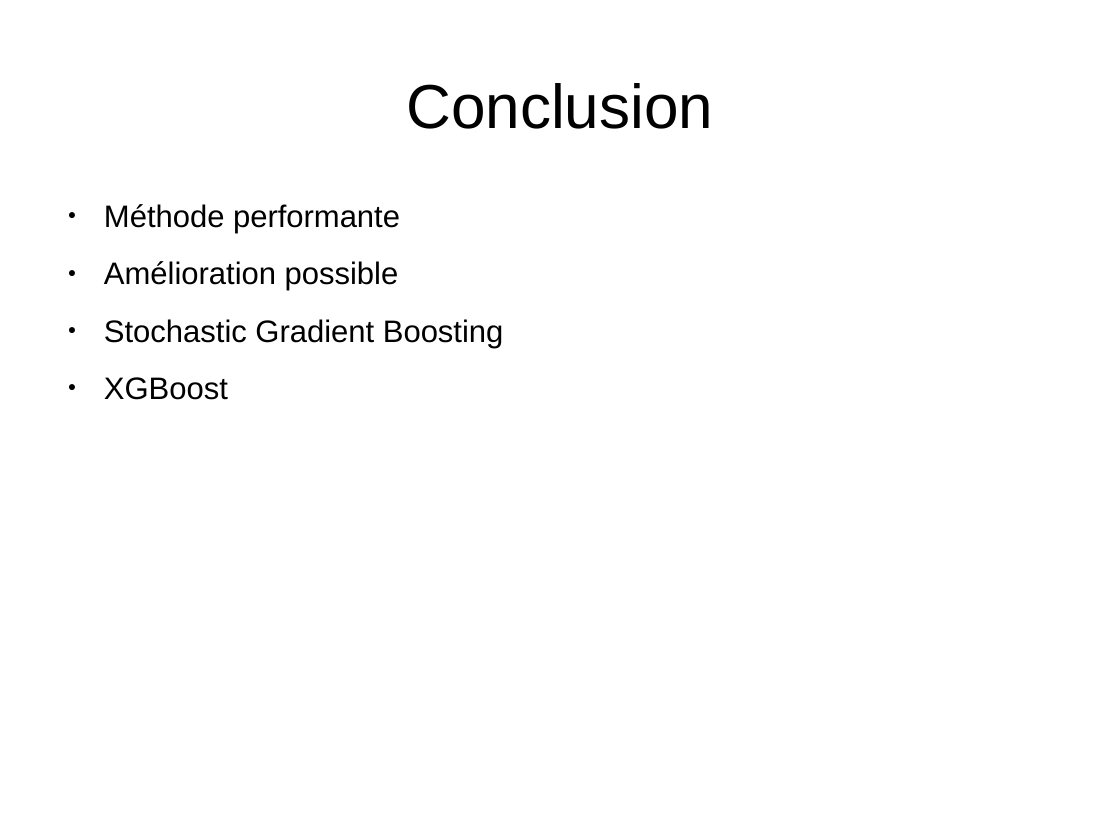
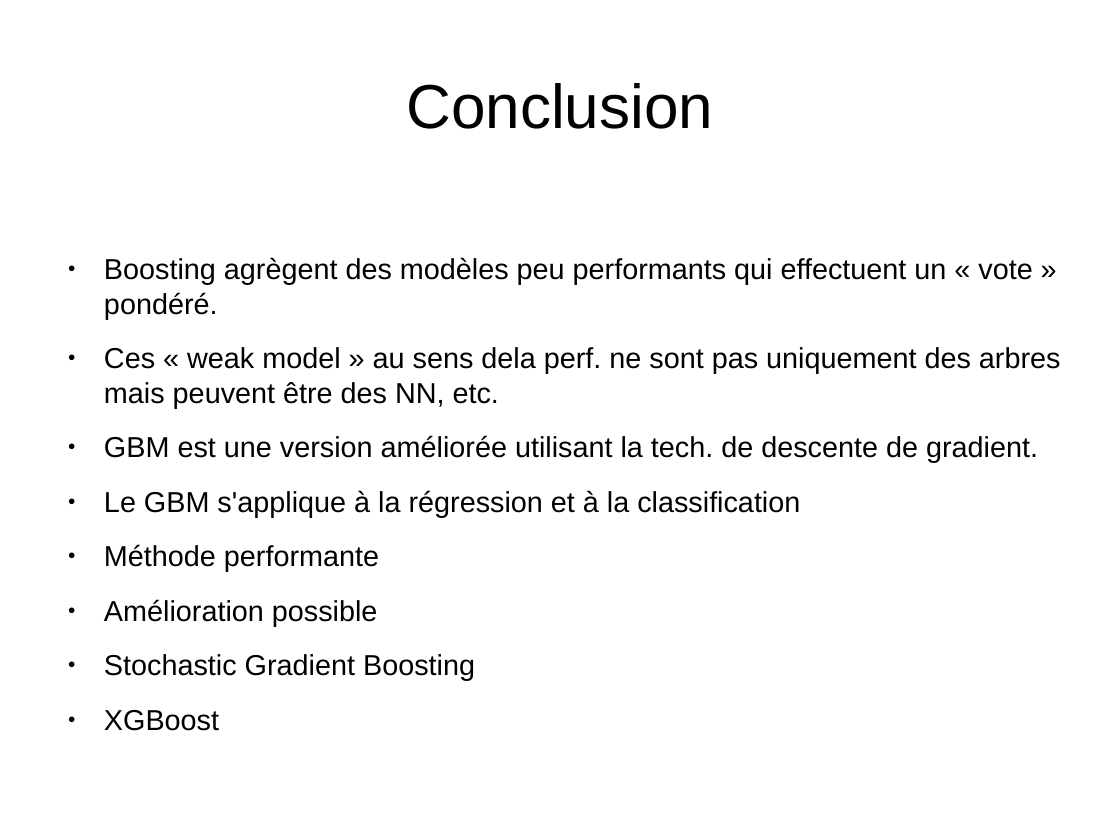
Before and after one commit to kad15/GBM, a slide deck: slide 20 of GBM_kad.odp (slide 16 before the commit). Drawn at 1120x840 pixels with LibreOffice and Linux fonts; fonts in the diff are those of the drawing; background and template pictures are left out. Boxes give left, top, right and bottom in pixels: in the first picture for what was removed or moved away, otherwise in the second. Text is boxed around its words. In the diff, an @@ line names an element or a change of style, - is before the commit and + after.

```diff
--- a/GBM_kad.odp
+++ b/GBM_kad.odp
@@ text at (x1=104, y1=257, x2=1061, y2=517): paragraphs added @@
+● Boosting agrègent des modèles peu performants qui effectuent un « vote » pondéré.
+● Ces « weak model » au sens dela perf. ne sont pas uniquement des arbres mais peuvent être des NN, etc.
+● GBM est une version améliorée utilisant la tech. de descente de gradient.
+● Le GBM s'applique à la régression et à la classification
@@ text at (x1=104, y1=544, x2=475, y2=681): size 22 to 20.4 pt in "Méthode performante", "Amélioration possible", "Stochastic Gradient Boosting", "XGBoost" @@
```
Also in this commit, not shown: 2 other slides changed, 4 slides added.
